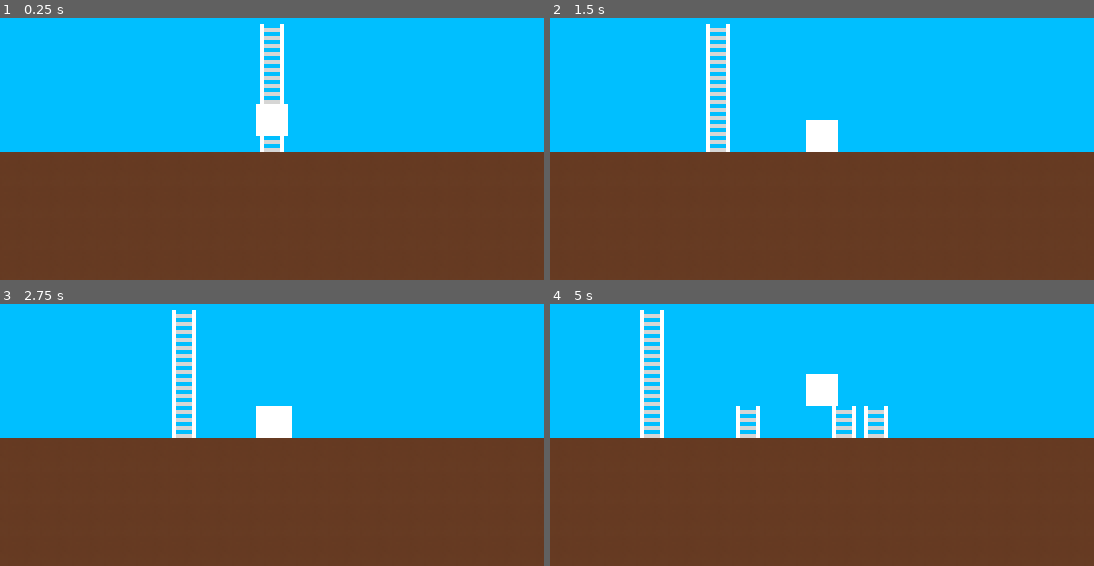
Above: before the commit, frames 1-4 (two rows, left to right).
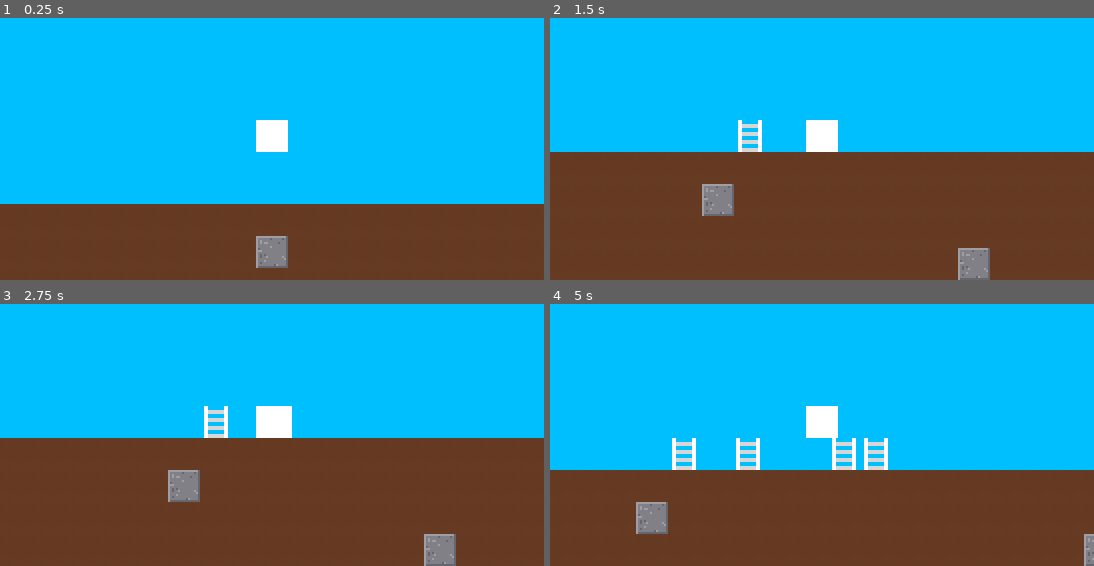
Above: after the commit, the same moments.

Repository: NxtCreator/Entrenched
Game: Godot game, scene res://scenes/main.tscn
Two runs of this game, one before a commit and one after it. Both use one fixed random seed, a clock stepped at 60 frames per second and the inputs below.
Inputs (mouse positions are in pixels of both pictures, inside the frame that each line leads up to):
- Up to frame 1 (0.25 s): no input
- Up to frame 2 (1.5 s): tap Enter at 0.5 s; move the mouse to (941, 122) at 0.52 s; hold Right (ui_right) from 0.53 s (still down); tap Alt at 0.6 s; click (941, 122) at 0.67 s; tap Up (ui_up) at 0.77 s; move the mouse to (713, 151) at 1.27 s; tap Shift at 1.35 s
- Up to frame 3 (2.75 s): tap Up (ui_up) at 1.52 s; move the mouse to (326, 359) at 2.02 s; release Right (ui_right) at 2.03 s; hold Left (ui_left) from 2.03 s (still down); tap Alt at 2.1 s
- Up to frame 4 (5 s): move the mouse to (794, 479) at 2.77 s; release Left (ui_left) at 2.78 s; hold Right (ui_right) 2.78-4.28 s; tap Shift at 2.85, 4.35 s; click (794, 479) at 2.92 s; tap Up (ui_up) at 3.02, 3.77, 4.52 s; move the mouse to (985, 466) at 3.52 s; tap Alt at 3.6 s; move the mouse to (658, 379) at 4.27 s; hold Left (ui_left) from 4.28 s (still down)

The runs differ from the first frame. In frame 1, 22% of the frame differs, in the area x 0-100%, y 2-96%; in frame 2, 3.2%; in frame 3, 3.2%; in frame 4, 17%.

Commit message:
Generate endless rows on demand with random unbreakable stone

Diff:
--- a/scripts/main.gd
+++ b/scripts/main.gd
@@ -1,15 +1,28 @@
 extends Node2D
 
 const WIDTH = 40
-const DEPTH = 20
+const AHEAD = 30
+var generated_to := 1
 
 func _ready() -> void:
-	for y in range(DEPTH):
-		for x in range(WIDTH):
-			$Ground.set_cell(
-				Vector2i(x, y),
-				0,
-				Vector2i(0, 0)
-			)
-	for y in range(-4, 0):
-		$Ground.set_cell(Vector2i(20, y), 1, Vector2i(0, 0))
+	_extend_to(AHEAD)
+
+
+func _process(delta: float) -> void:
+	var py: int = $Ground.local_to_map($Ground.to_local($Player.global_position)).y
+	_extend_to(py + AHEAD)
+
+func _extend_to(target_y: int) -> void:
+	while generated_to < target_y:
+		generated_to += 1
+		_generate_row(generated_to)
+
+func _generate_row(y: int) -> void:
+	for x in range(WIDTH):
+		var source := 0
+		if y > 2 and randf() < _stone_chance(y):
+			source = 2
+		$Ground.set_cell(Vector2i(x, y), source, Vector2i(0, 0))
+
+func _stone_chance(y: int) -> float:
+	return clampf(0.04 + y * 0.0004, 0.04, 0.15)
